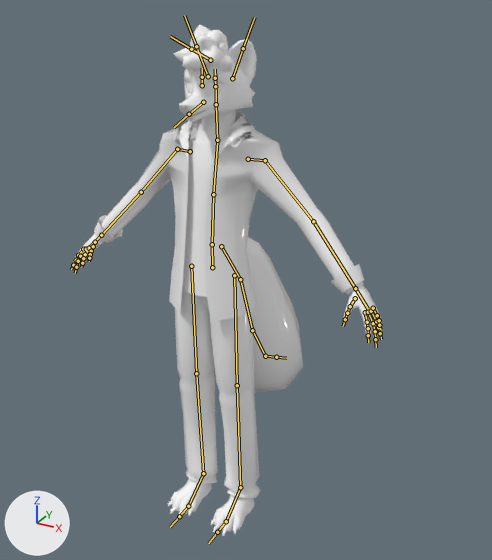
What one commit did to the FBX model project/Assets/trev avatar.fbx.
Camera for both pictures: a camera (50 mm lens) standing at (1.25, -2.02, 2.1) and looking at (0.0, 0.27, 0.96). Lighting does not change. The marker at lower left points along +X, +Y and +Z. Both versions are drawn at frame 1 of the action 'rig|tail wag'; the numbers are the values there. The bones that bend it are drawn over the model as lines.

Objects in the first picture: 'fox'.
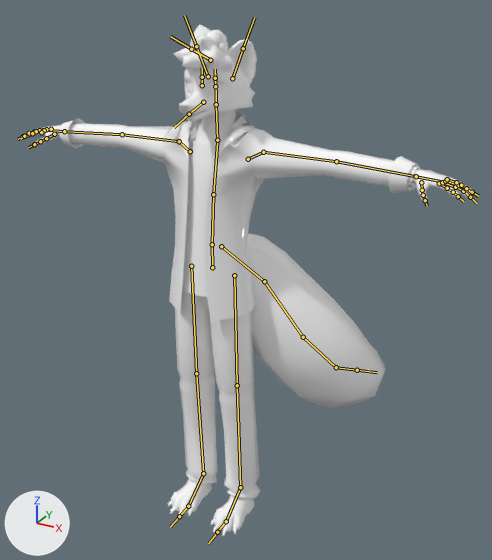
Location of each change, (x1, y1, x2, y2) in pixels of the pictures (492 x 560 px):
'fox', posed (45% wider): before (72, 25, 382, 536); after (23, 25, 473, 536)
bone 'DEF-shoulder.L', root to tip: before (248, 159) to (265, 160); after (248, 159) to (263, 152)
bone 'DEF-upper_arm.L', root to tip: before (265, 160) to (313, 221); after (263, 152) to (336, 161)
bone 'DEF-forearm.L', root to tip: before (313, 221) to (355, 288); after (336, 161) to (416, 176)
bone 'DEF-shoulder.R', root to tip: before (190, 151) to (177, 149); after (190, 151) to (179, 141)
bone 'DEF-upper_arm.R', root to tip: before (177, 149) to (141, 192); after (179, 141) to (122, 134)
bone 'DEF-forearm.R', root to tip: before (141, 192) to (101, 235); after (122, 134) to (64, 131)
bone 'DEF-tail', root to tip: before (221, 246) to (240, 279); after (221, 246) to (264, 281)

Edits to the bpy script that builds the scene:
```text
Change bone_def_shoulder_l:
    where bone_def_shoulder_l = bpy.data.objects['rig'].pose.bones['DEF-shoulder.L']  # child of 'DEF-spine.003'
    bone_def_shoulder_l.rotation_quaternion: (1.0, 0.0, 0.0, 0.0) -> (0.97, 0.241, -0.046, -0.002)  # degrees (0, 0, 0) -> degrees (28, -5, -1)
Change bone_def_upper_arm_l:
    where bone_def_upper_arm_l = bpy.data.objects['rig'].pose.bones['DEF-upper_arm.L']  # child of 'DEF-shoulder.L'
    bone_def_upper_arm_l.rotation_quaternion: (1.0, 0.0, 0.0, 0.0) -> (0.989, 0.145, -0.003, 0.0)  # degrees (0, 0, 0) -> degrees (17, 0, 0)
Change bone_def_forearm_l:
    where bone_def_forearm_l = bpy.data.objects['rig'].pose.bones['DEF-forearm.L']  # child of 'DEF-upper_arm.L'
    bone_def_forearm_l.rotation_quaternion: (1.0, 0.0, 0.0, 0.0) -> (0.999, 0.0, -0.001, 0.036)  # degrees (0, 0, 0) -> degrees (0, 0, 4)
Change bone_def_shoulder_r:
    where bone_def_shoulder_r = bpy.data.objects['rig'].pose.bones['DEF-shoulder.R']  # child of 'DEF-spine.003'
    bone_def_shoulder_r.rotation_quaternion: (1.0, 0.0, 0.0, 0.0) -> (0.97, 0.241, 0.046, 0.002)  # degrees (0, 0, 0) -> degrees (28, 5, 1)
Change bone_def_upper_arm_r:
    where bone_def_upper_arm_r = bpy.data.objects['rig'].pose.bones['DEF-upper_arm.R']  # child of 'DEF-shoulder.R'
    bone_def_upper_arm_r.rotation_quaternion: (1.0, 0.0, 0.0, 0.0) -> (0.989, 0.145, 0.003, 0.0)  # degrees (0, 0, 0) -> degrees (17, 0, 0)
Change bone_def_forearm_r:
    where bone_def_forearm_r = bpy.data.objects['rig'].pose.bones['DEF-forearm.R']  # child of 'DEF-upper_arm.R'
    bone_def_forearm_r.rotation_quaternion: (1.0, 0.0, 0.0, 0.0) -> (0.999, 0.0, 0.001, -0.036)  # degrees (0, 0, 0) -> degrees (0, 0, -4)
Change bone_def_tail:
    where bone_def_tail = bpy.data.objects['rig'].pose.bones['DEF-tail']  # child of 'DEF-spine'
    bone_def_tail.rotation_quaternion: (1.0, 0.0, 0.0, 0.0) -> (0.968, 0.0, 0.0, -0.251)  # degrees (0, 0, 0) -> degrees (0, 0, -29)
```
